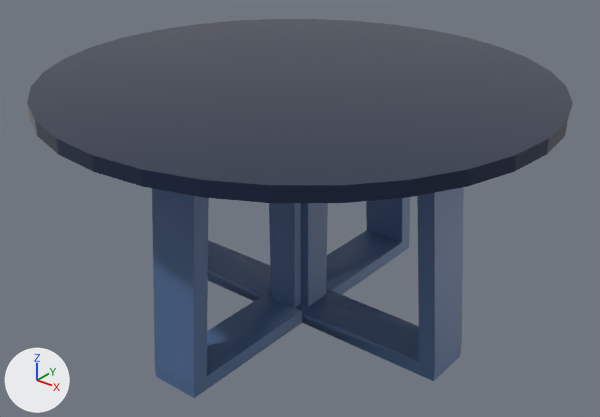
Two versions of the FBX model Time_1/Assets/Models/Itens/mesa.fbx, one commit apart.
Both versions are drawn from a 50 mm camera at (1.769, -7.144, 1.789) aimed at (0.015, -4.952, 0.43). Every picture has the same lights, and +X, +Y and +Z are marked at lower left.

Names of what the first picture shows: 'Mesa_HUB'.
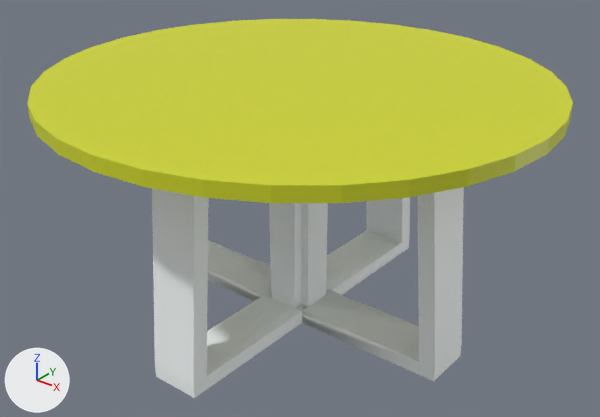
The newer file is also turned or shifted as a whole; pictures and numbers use the older file's frame.

The change, as a list of edits to the scene's bpy script:
```text
Add mat_armario_003:
    mat_armario_003 = principled_material('Armario.003')
    mat_armario_003.base_color = (0.641, 0.687, 0.0184)  # yellow #d1d825
Add mat_branco_f:
    mat_branco_f = principled_material('Branco_f')
    mat_branco_f.base_color = (0.956, 1.0, 1.0)  # white #faffff
Change me_cube_009:
    where me_cube_009.from_pydata(...)  # 172 vertices, 148 faces; spans x -958.0..958.0, y -3377.0..100.0, z -137.0..137.0
    used by ob_mesa_hub; location = (0.0, -4.943, 0.026); rotation_euler = (1.571, 0.0, -1.571), in degrees (90, 0, -90); scale = (-0.000943, -0.000267, -0.00674)
    me_cube_009 part 1: all 114 faces that had it switch from mat_material (blue #4c6892) to mat_branco_f (white #faffff)
    me_cube_009 part 2: all 34 faces that had it switch from mat_material_001 (dark blue #112341) to mat_armario_003 (yellow #d1d825)
```

Changed parts and their boxes [x1, y1, x2, y2] in the pictures (600 x 417 px):
part 1 of me_cube_009, recoloured (blue to white)
    both: [152, 187, 464, 398]
part 2 of me_cube_009, recoloured
    both: [27, 19, 573, 203]
